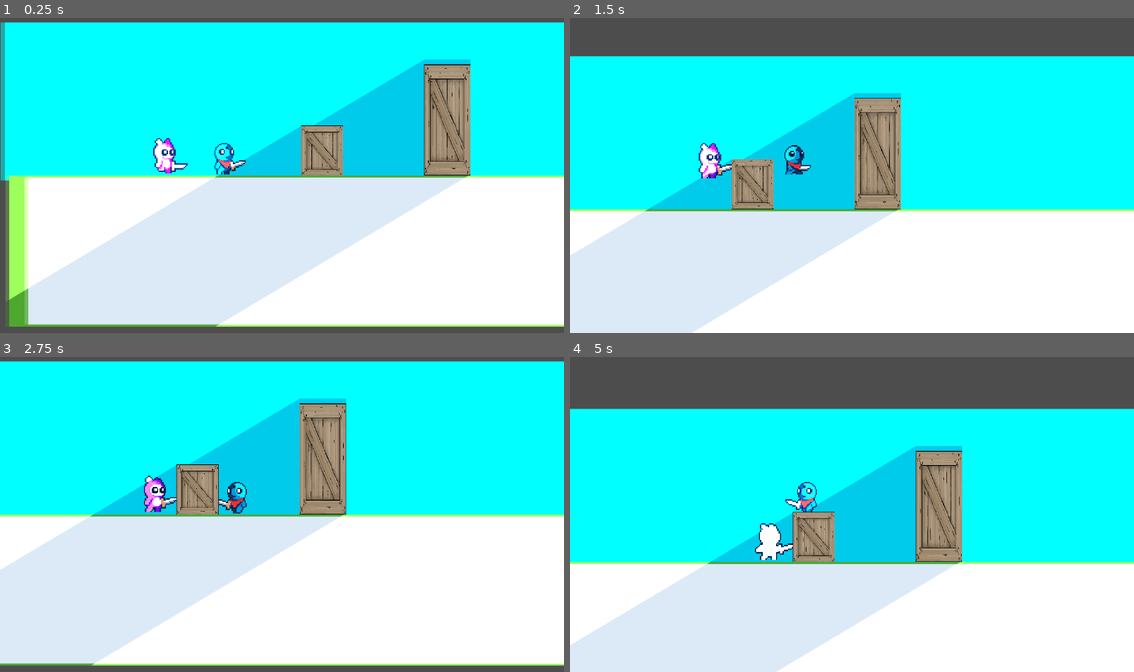
Above: before the commit, frames 1-4 (two rows, left to right).
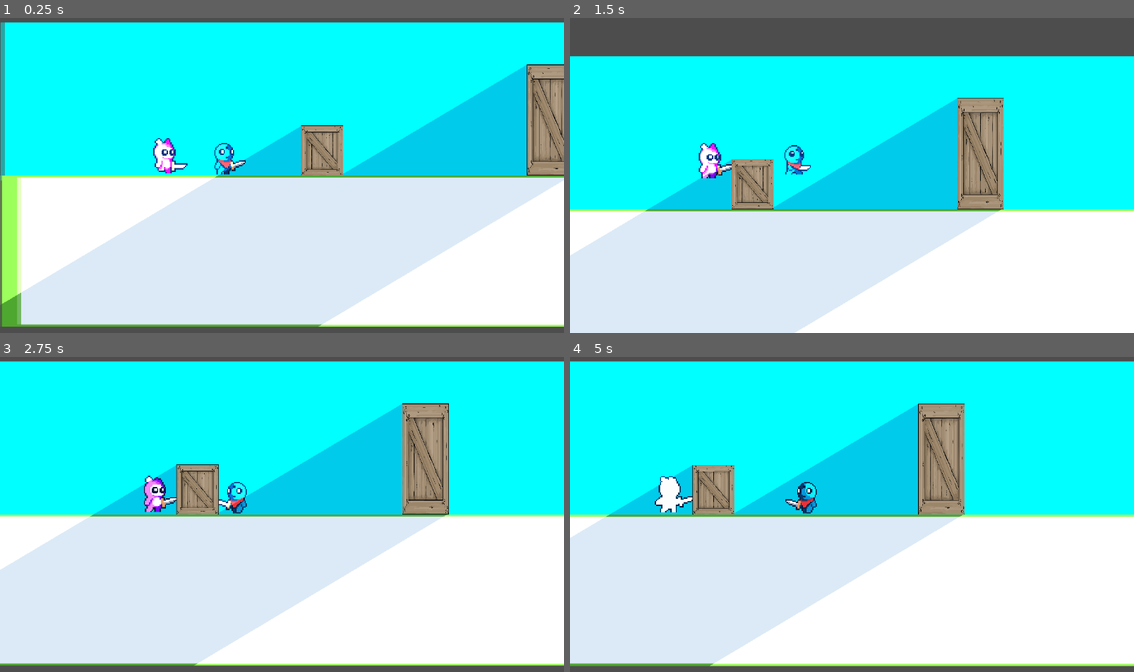
Above: after the commit, the same moments.

Repository: Emily-Random/Eclipsed
Game: Godot game, scene res://Main.tscn
Same seed, same stepped clock (60 frames per second), same inputs: the game is played once before the commit and once after it.
Inputs (mouse positions are in pixels of both pictures, inside the frame that each line leads up to):
- Up to frame 1 (0.25 s): no input
- Up to frame 2 (1.5 s): move the mouse to (976, 159) at 0.52 s; hold D (Right) from 0.53 s (still down); click (976, 159) at 0.6 s; tap Space (Jump) at 0.77 s; move the mouse to (739, 191) at 1.27 s; click (739, 191) at 1.35 s
- Up to frame 3 (2.75 s): tap Space (Jump) at 1.52 s; move the mouse to (338, 445) at 2.02 s; release D (Right) at 2.03 s; hold Left (Left) from 2.03 s (still down); click (338, 445) at 2.1 s
- Up to frame 4 (5 s): move the mouse to (823, 577) at 2.77 s; release Left (Left) at 2.78 s; hold D (Right) 2.78-4.28 s; click (823, 577) at 2.85 s; tap Space (Jump) at 3.02, 3.77, 4.52 s; move the mouse to (1021, 561) at 3.52 s; click (1021, 561) at 3.6 s; move the mouse to (682, 467) at 4.27 s; hold Left (Left) from 4.28 s (still down); click (682, 467) at 4.35 s

The runs differ from the first frame. In frame 1, 22% of the frame differs, in the area x 0-100%, y 13-98%; in frame 2, 19%; in frame 3, 21%; in frame 4, 49%, in the area x 0-100%, y 1-100%.

Commit message:
Aligned light occluder with box2 node

Diff:
--- a/Main.tscn
+++ b/Main.tscn
@@ -623,7 +623,7 @@
 size = Vector2(19, 45)
 
 [sub_resource type="OccluderPolygon2D" id="OccluderPolygon2D_hwgkr"]
-polygon = PackedVector2Array(-2, -29, -1, 18, 17, 18, 17, -29)
+polygon = PackedVector2Array(-2, -27, -1, 18, 17, 18, 17, -27)
 
 [sub_resource type="PhysicsMaterial" id="PhysicsMaterial_dow2w"]
 
@@ -708,17 +708,17 @@
 [node name="box2" type="RigidBody2D" parent="." groups=["box"]]
 
 [node name="Sprite2D" type="Sprite2D" parent="box2"]
-position = Vector2(67.5, -21.3125)
+position = Vector2(109.5, -21.3125)
 scale = Vector2(0.0371094, 0.0886229)
 texture = ExtResource("4_nwaxi")
 
 [node name="CollisionShape2D" type="CollisionShape2D" parent="box2"]
-position = Vector2(67.5, -21.5)
+position = Vector2(109.5, -21.5)
 shape = SubResource("RectangleShape2D_k2qhl")
 debug_color = Color(5.77569e-07, 0.565449, 0.865401, 0.42)
 
 [node name="LightOccluder2D" type="LightOccluder2D" parent="box2"]
-position = Vector2(60, -17)
+position = Vector2(102, -17)
 occluder = SubResource("OccluderPolygon2D_hwgkr")
 
 [node name="floor" type="StaticBody2D" parent="."]
@@ -730,8 +730,8 @@
 debug_color = Color(0, 0.647674, 0.204351, 0.42)
 
 [node name="Sprite2D" type="Sprite2D" parent="floor"]
-position = Vector2(502, 29)
-scale = Vector2(1.55505, 0.173342)
+position = Vector2(500.156, 29)
+scale = Vector2(1.55795, 0.173342)
 texture = ExtResource("5_i388n")
 
 [node name="TileMapLayer" type="TileMapLayer" parent="."]
